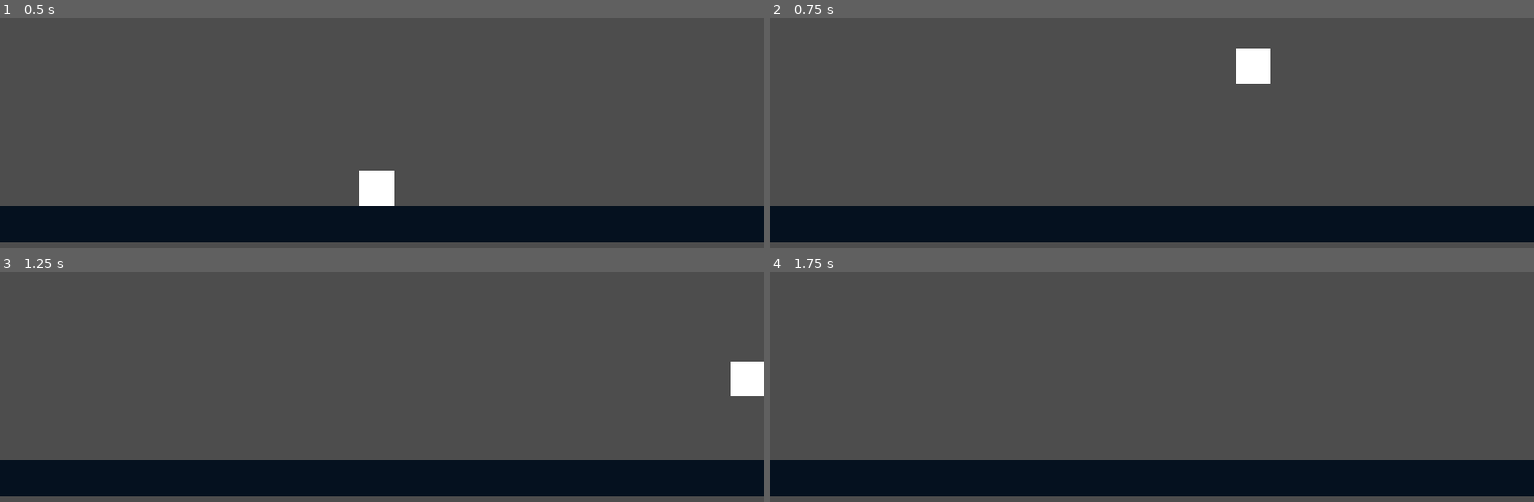
Above: before the commit, frames 1-4 (two rows, left to right).
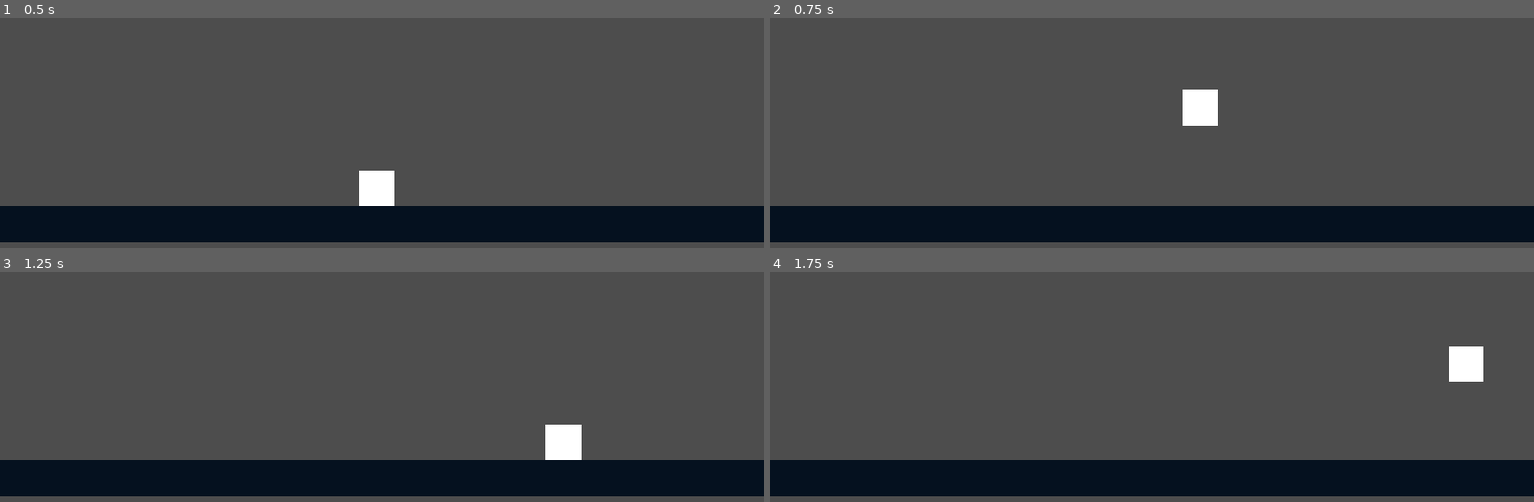
Above: after the commit, the same moments.

Repository: Timi865/Microvania
Game: Godot game, scene res://Scenes/game.tscn
Same seed, same stepped clock (60 frames per second), same inputs: the game is played once before the commit and once after it.
Inputs:
- Up to frame 1 (0.5 s): no input
- Up to frame 2 (0.75 s): tap Enter (ui_accept) at 0.5 s; hold Right (ui_right) from 0.53 s (still down)
- Up to frame 3 (1.25 s): keep holding Right (ui_right); tap Enter (ui_accept) at 0.77 s
- Up to frame 4 (1.75 s): keep holding Right (ui_right); tap Enter (ui_accept) at 1.52 s

Frame 1 is identical in both runs. In frame 2, 1.4% of the frame differs, in the area x 54-66%, y 13-47%; in frame 3, 1.4%; in frame 4, 0.7%.

Commit message:
Jump,Move_left,Move_righ
Added input maps for Jump, Move_left and Move_right

Diff:
--- a/Scenes/character_body_2d.gd
+++ b/Scenes/character_body_2d.gd
@@ -1,8 +1,8 @@
 extends CharacterBody2D
 
 
-const SPEED = 300.0
-const JUMP_VELOCITY = -400.0
+const SPEED = 150.0
+const JUMP_VELOCITY = -300.0
 
 
 func _physics_process(delta: float) -> void:
--- a/project.godot
+++ b/project.godot
@@ -20,6 +20,27 @@
 window/stretch/mode="canvas_items"
 window/stretch/aspect="expand"
 
+[input]
+
+Jump={
+"deadzone": 0.2,
+"events": [Object(InputEventKey,"resource_local_to_scene":false,"resource_name":"","device":-1,"window_id":0,"alt_pressed":false,"shift_pressed":false,"ctrl_pressed":false,"meta_pressed":false,"pressed":false,"keycode":0,"physical_keycode":32,"key_label":0,"unicode":32,"location":0,"echo":false,"script":null)
+, Object(InputEventKey,"resource_local_to_scene":false,"resource_name":"","device":-1,"window_id":0,"alt_pressed":false,"shift_pressed":false,"ctrl_pressed":false,"meta_pressed":false,"pressed":false,"keycode":0,"physical_keycode":4194320,"key_label":0,"unicode":0,"location":0,"echo":false,"script":null)
+]
+}
+Move_left={
+"deadzone": 0.2,
+"events": [Object(InputEventKey,"resource_local_to_scene":false,"resource_name":"","device":-1,"window_id":0,"alt_pressed":false,"shift_pressed":false,"ctrl_pressed":false,"meta_pressed":false,"pressed":false,"keycode":0,"physical_keycode":4194319,"key_label":0,"unicode":0,"location":0,"echo":false,"script":null)
+, Object(InputEventKey,"resource_local_to_scene":false,"resource_name":"","device":-1,"window_id":0,"alt_pressed":false,"shift_pressed":false,"ctrl_pressed":false,"meta_pressed":false,"pressed":false,"keycode":0,"physical_keycode":65,"key_label":0,"unicode":97,"location":0,"echo":false,"script":null)
+]
+}
+Move_right={
+"deadzone": 0.2,
+"events": [Object(InputEventKey,"resource_local_to_scene":false,"resource_name":"","device":-1,"window_id":0,"alt_pressed":false,"shift_pressed":false,"ctrl_pressed":false,"meta_pressed":false,"pressed":false,"keycode":0,"physical_keycode":4194321,"key_label":0,"unicode":0,"location":0,"echo":false,"script":null)
+, Object(InputEventKey,"resource_local_to_scene":false,"resource_name":"","device":-1,"window_id":0,"alt_pressed":false,"shift_pressed":false,"ctrl_pressed":false,"meta_pressed":false,"pressed":false,"keycode":0,"physical_keycode":68,"key_label":0,"unicode":100,"location":0,"echo":false,"script":null)
+]
+}
+
 [physics]
 
 3d/physics_engine="Jolt Physics"
